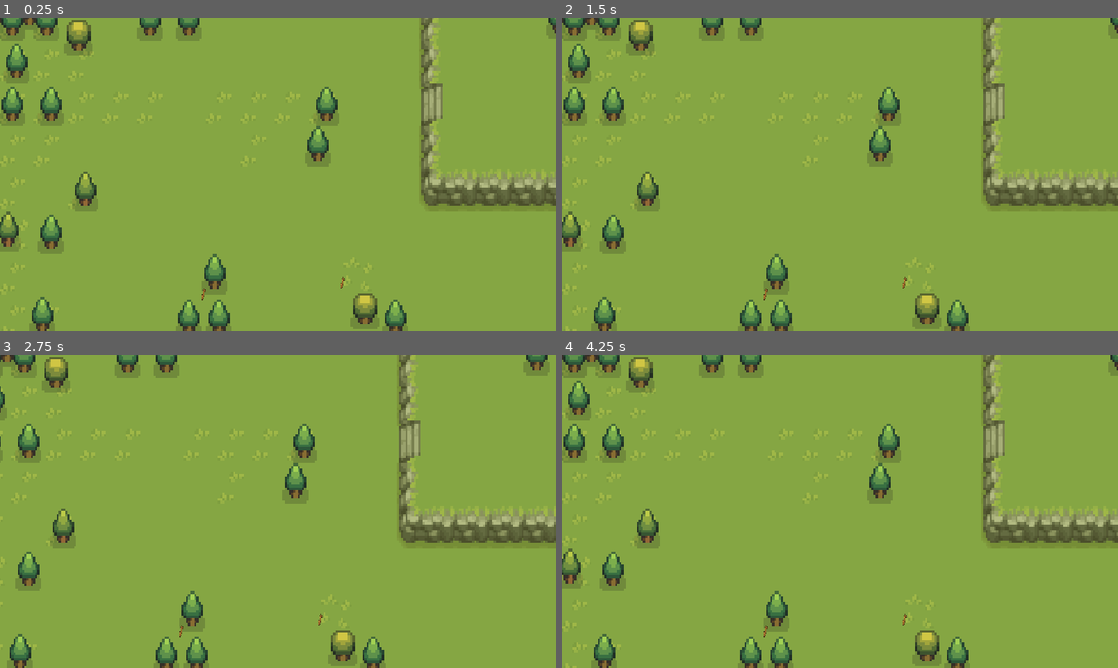
Above: before the commit, frames 1-4 (two rows, left to right).
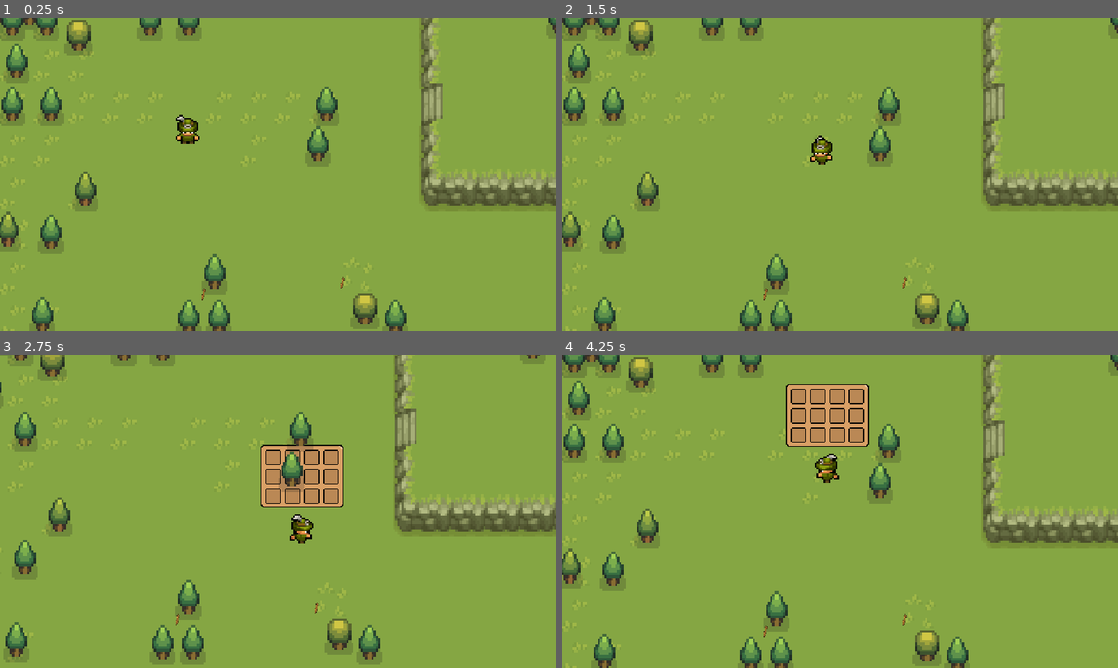
Above: after the commit, the same moments.

Repository: maryBauman/Survive
Game: Godot game, scene res://scenes/places/world.tscn
Two runs of this game, one before a commit and one after it. Both use one fixed random seed, a clock stepped at 60 frames per second and the inputs below.
Inputs:
- Up to frame 1 (0.25 s): no input
- Up to frame 2 (1.5 s): hold D (right) 0.53-1.28 s; tap E (e) at 0.6 s; tap I (i) at 0.8, 1.35 s; hold S (down) from 1.28 s (still down)
- Up to frame 3 (2.75 s): tap E (e) at 1.55, 2.1 s; release S (down) at 2.03 s; hold D (right) from 2.03 s (still down); tap I (i) at 2.3 s
- Up to frame 4 (4.25 s): release D (right) at 2.78 s; hold W (up) 2.78-3.53 s; tap I (i) at 2.85, 3.8 s; tap E (e) at 3.05, 3.6 s; hold A (left) from 3.53 s (still down)

The runs differ from the first frame. In frame 1, 0.3% of the frame differs, in the area x 31-36%, y 30-41%; in frame 2, 0.3%; in frame 3, 15%, in the area x 0-100%, y 0-100%; in frame 4, 3.3%.

Commit message:
collision work

Diff:
--- a/scenes/places/world.tscn
+++ b/scenes/places/world.tscn
@@ -326,7 +326,12 @@
 [node name="stick_collectable3" parent="." instance=ExtResource("8_p5kkq")]
 position = Vector2(164, 268)
 
-[node name="collisions" type="StaticBody2D" parent="."]
-
-[node name="CollisionPolygon2D" type="CollisionPolygon2D" parent="collisions"]
-polygon = PackedVector2Array(-165, -152, 28, -156, 441, -154, 481, -116, 582, -98, 565, 57, 560, 171, 521, 367, 508, 461, 487, 546, 491, 747, 488, 835, 321, 844, 30, 842, -202, 824, -200, 633, -166, 434, -164, 243, -166, -2)
+[node name="StaticBody2D" type="StaticBody2D" parent="."]
+
+[node name="CollisionPolygon2D" type="CollisionPolygon2D" parent="StaticBody2D"]
+scale = Vector2(0.992447, 1)
+
+[node name="smallLakeCollisions" type="StaticBody2D" parent="."]
+
+[node name="smallLakeCollisionShape" type="CollisionPolygon2D" parent="smallLakeCollisions"]
+polygon = PackedVector2Array(507, 163, 507, 304, 519, 312, 529, 303, 530, 160, 519, 152)
